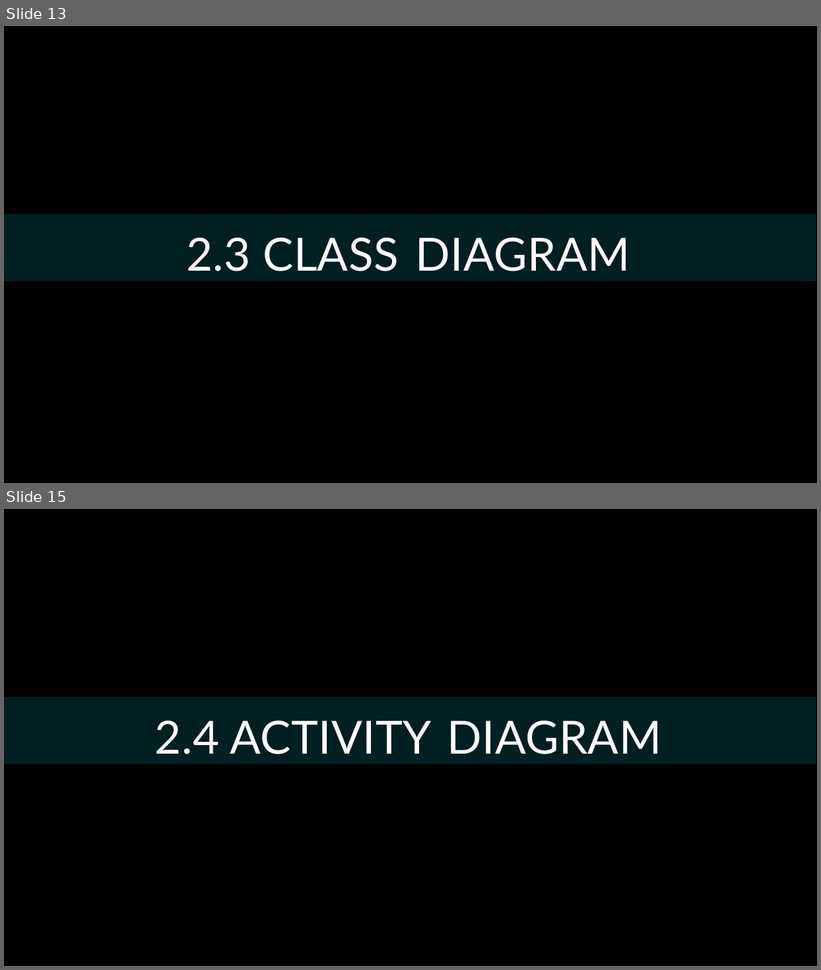
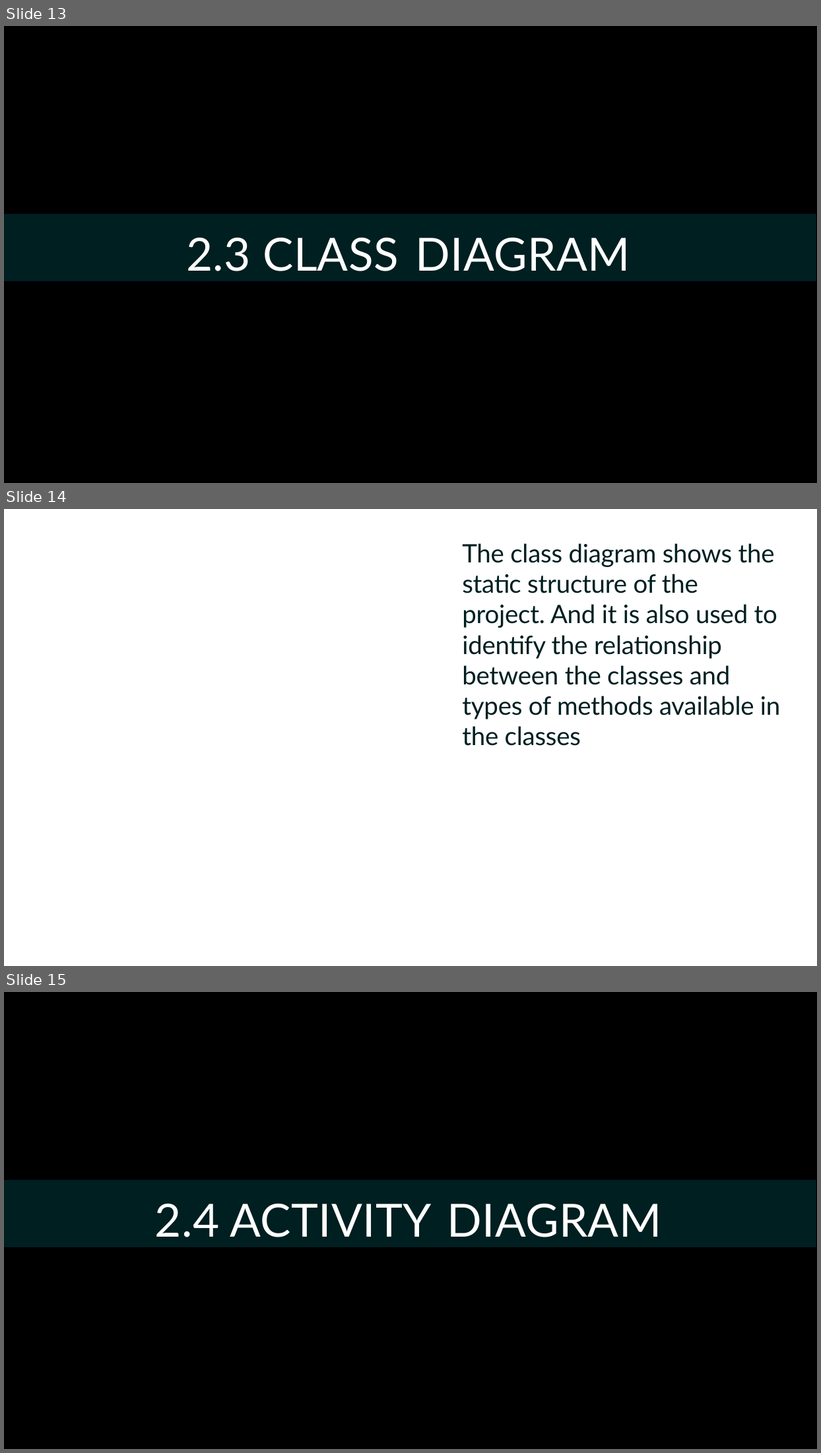
Before and after one commit to NadakuditiTarunBalaji/test-1, a slide deck: REVIEW_2.pptx. Shown one above the other, each under a label of ours: slides 13 and 15 before the commit, slides 13, 14 and 15 after it; the slides between them are not shown. The pictures are 821x970 and 821x1453 pixels, drawn with LibreOffice and Linux fonts; fonts in the diff are those of the drawing; background and template pictures are left out. Boxes give left, top, right and bottom in pixels: in the first picture for what was removed or moved away, otherwise in the second. Text is boxed around its words. In the diff, an @@ line names an element or a change of style, - is before the commit and + after.

```diff
--- a/REVIEW_2.pptx
+++ b/REVIEW_2.pptx
@@ slide 14 added at (x1=4, y1=509, x2=817, y2=966), background picture (left out) @@
@@ text added at (x1=462, y1=543, x2=780, y2=746), 30 pt, text #001F21 @@
+The class diagram shows the static structure of the project. And it is also used to identify the relationship between the classes and types of methods available in the classes
```
Also in this commit, not shown: 4 slides changed, 2 other slides added, 3 slides removed.
